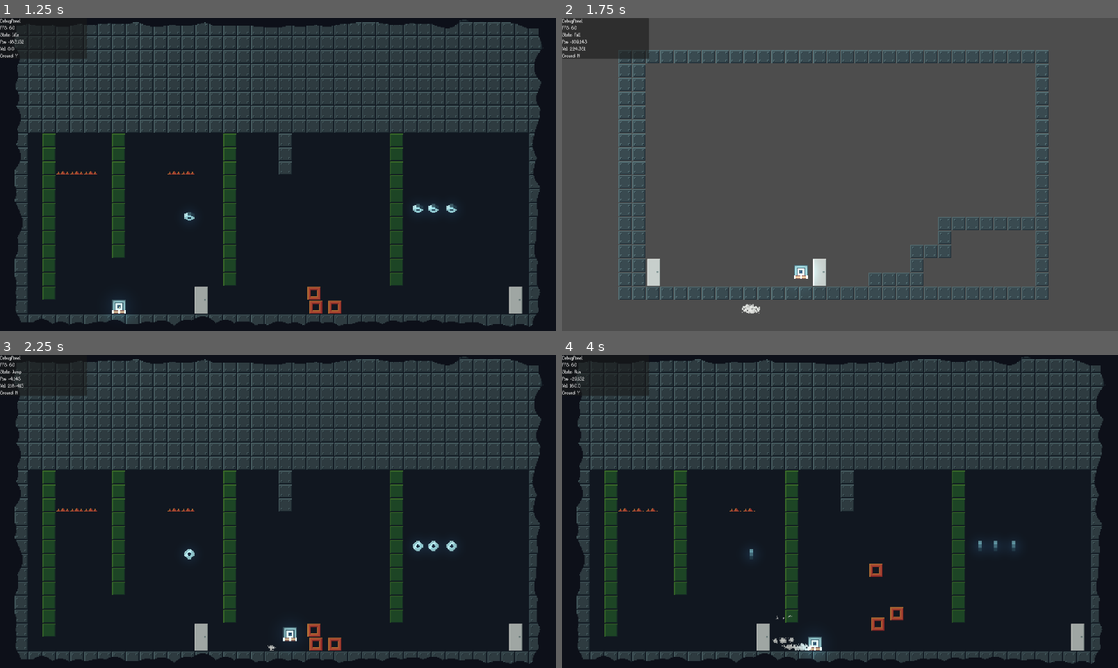
Above: before the commit, frames 1-4 (two rows, left to right).
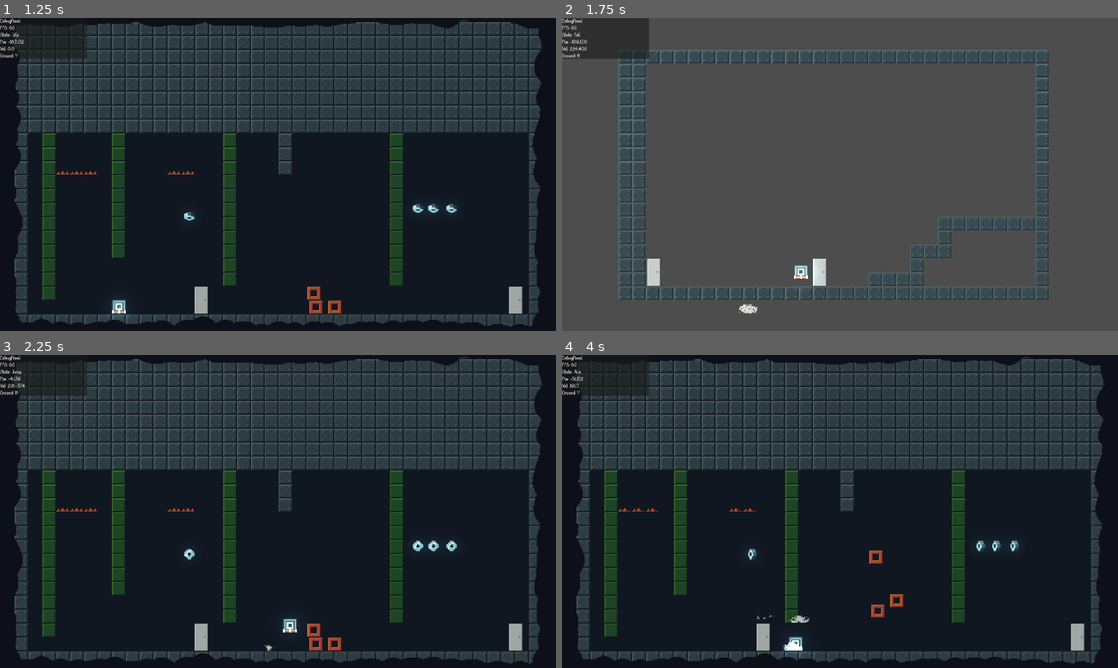
Above: after the commit, the same moments.

Repository: LeZellus/pistonprecision
Game: Godot game, scene res://scenes/worlds/MainScene.tscn
The game is run twice, just before and just after one commit, with the same random seed, the same clock (stepped at 60 frames per second) and the same inputs.
Inputs:
- Up to frame 1 (1.25 s): click "Play" at 0.5 s
- Up to frame 2 (1.75 s): tap Enter (ui_accept) at 1.25 s; hold D (move_right) from 1.28 s (still down); hold Space (jump) from 1.28 s (still down)
- Up to frame 3 (2.25 s): keep holding D (move_right); release Space (jump) at 2.03 s; tap Space (jump) at 2.1 s
- Up to frame 4 (4 s): tap Space (jump) at 2.27, 2.57, 3.6, 3.77 s; release D (move_right) at 2.78 s; hold A (move_left) 2.78-3.53 s; hold Space (jump) 2.78-3.53 s; hold D (move_right) from 3.53 s (still down)

Frame 1 is identical in both runs. In frame 2, less than 0.1% of the frame differs, in the area x 3-36%, y 6-95%; in frame 3, 0.2%; in frame 4, 1.0%, in the area x 1-83%, y 6-97%.

Commit message:
migration FSM to hybrid for jump

Diff:
--- a/scripts/player/Player.gd
+++ b/scripts/player/Player.gd
@@ -1,4 +1,4 @@
-# scripts/player/Player.gd - VERSION NETTOYÉE
+# scripts/player/Player.gd - AVEC JUMPCOMPONENT
 extends CharacterBody2D
 class_name Player
 
@@ -14,6 +14,7 @@
 var movement_system: MovementSystem
 var dash_component: DashComponent
 var wall_slide_component: WallSlideComponent
+var jump_component: JumpComponent  # NOUVEAU
 
 # === CACHED REFERENCES ===
 var camera: Camera2D
@@ -52,15 +53,19 @@
 	actions_component = PlayerActions.new(self)
 	controller = PlayerController.new(self)
 
-	# NOUVEAU: Système hybride
+	# SYSTÈME HYBRIDE
 	movement_system = MovementSystem.new(self)
 	add_child(movement_system)
 
+	# CRÉATION DES COMPONENTS
 	dash_component = DashComponent.new(self)
 	wall_slide_component = WallSlideComponent.new(self)
+	jump_component = JumpComponent.new(self)  # NOUVEAU
 
+	# AJOUT AU SYSTÈME
 	movement_system.add_component(dash_component)
 	movement_system.add_component(wall_slide_component)
+	movement_system.add_component(jump_component)  # NOUVEAU
 
 	# Ajouter les anciens composants
 	for component in [detection_system, physics_component, actions_component, controller]:
--- a/scripts/player/components/JumpComponent.gd
+++ b/scripts/player/components/JumpComponent.gd
@@ -85,7 +85,7 @@
 	player.velocity.y = PlayerConstants.JUMP_VELOCITY * 0.95
 
 	# MOMENTUM HORIZONTAL FORCÉ (opposé au mur)
-	var horizontal_force = -wall_side * PlayerConstants.SPEED * 1.2
+	var horizontal_force = -wall_side * PlayerConstants.SPEED * PlayerConstants.WALL_JUMP_HORIZONTAL_FORCE
 	player.velocity.x = horizontal_force
 
 	# TIMER pour empêcher le re-grab du MÊME mur
--- a/scripts/player/states/JumpState.gd
+++ b/scripts/player/states/JumpState.gd
@@ -3,10 +3,6 @@
 
 func _ready() -> void:
 	animation_name = "Jump"
-
-func enter() -> void:
-	super.enter()
-	_perform_jump()
 
 func process_physics(delta: float) -> State:
 	parent.physics_component.apply_gravity(delta)
@@ -17,45 +13,9 @@
 	else:
 		parent.physics_component.apply_precise_air_movement(delta)
 
-	if parent.velocity.y < 0 and InputManager.was_jump_released():
-		parent.velocity.y *= PlayerConstants.JUMP_CUT_MULTIPLIER
-
 	parent.move_and_slide()
 
 	return StateTransitions.get_instance().get_next_state(self, parent, delta)
-
-func _perform_jump():
-	var wall_side = parent.detection_system.get_wall_side()
-
-	# WALL JUMP DÉTECTÉ
-	if wall_side != 0:
-		_perform_wall_jump(wall_side)
-	else:
-		_perform_normal_jump()
-
-func _perform_wall_jump(wall_side: int):
-	"""Wall jump avec momentum forcé"""
-	parent.velocity.y = PlayerConstants.JUMP_VELOCITY * 0.95
-
-	# MOMENTUM HORIZONTAL FORCÉ (opposé au mur)
-	var horizontal_force = -wall_side * PlayerConstants.SPEED * 1.2
-	parent.velocity.x = horizontal_force
-
-	# TIMER pour empêcher le re-grab du MÊME mur uniquement
-	parent.wall_jump_timer = PlayerConstants.WALL_JUMP_GRACE_TIME
-	parent.last_wall_side = wall_side
-	parent.last_wall_position = parent.global_position.x  # NOUVEAU
-
-	print("Wall jump! Côté mur: %d, Direction forcée: %d" % [wall_side, -wall_side])
-
-	AudioManager.play_sfx("player/wall_jump", 0.8)
-	ParticleManager.emit_jump(parent.global_position)
-
-func _perform_normal_jump():
-	"""Saut normal"""
-	parent.velocity.y = PlayerConstants.JUMP_VELOCITY
-	AudioManager.play_sfx_with_cooldown("player/jump", 150, 1.0)
-	ParticleManager.emit_jump(parent.global_position)
 
 func _apply_wall_jump_movement(delta: float):
 	"""Mouvement contraint pendant le wall jump timer"""
--- a/scripts/player/states/StateTransitions.gd
+++ b/scripts/player/states/StateTransitions.gd
@@ -1,3 +1,4 @@
+# scripts/player/states/StateTransitions.gd - JUMP MIGRÉ VERS COMPONENT
 class_name StateTransitions
 
 static var _instance: StateTransitions
@@ -42,12 +43,11 @@
 	return _state_cache.get(state_name)
 
 func _handle_ground_states(current_state: State, player: Player, _delta: float) -> State:
+	# Transition vers l'air
 	if not player.is_on_floor():
 		return _get_state("JumpState") if player.velocity.y < 0 else _get_state("FallState")
 
-	if InputManager.consume_jump() and player.piston_direction == Player.PistonDirection.DOWN:
-		return _get_state("JumpState")
-
+	# Transitions Idle ↔ Run
 	var movement = InputManager.get_movement()
 	var current_name = current_state.get_script().get_global_name()
 
@@ -59,19 +59,17 @@
 	return null
 
 func _handle_air_states(current_state: State, player: Player, _delta: float) -> State:
+	# Retour au sol
 	if player.is_on_floor():
 		return _get_state("RunState") if InputManager.get_movement() != 0 else _get_state("IdleState")
 
-	if InputManager.consume_jump() and player.piston_direction == Player.PistonDirection.DOWN:
-		if InputManager.has_coyote_time():
-			return _get_state("JumpState")
-
 	var current_name = current_state.get_script().get_global_name()
 
+	# Transition Jump → Fall
 	if current_name == "JumpState" and player.velocity.y >= 0:
 		return _get_state("FallState")
 
-	# NOUVEAU: Activer wall slide component au lieu de changer d'état
+	# Activer wall slide component depuis Fall
 	if current_name == "FallState" and player.wall_slide_component:
 		if player.wall_slide_component.has_method("try_activate"):
 			player.wall_slide_component.try_activate()
